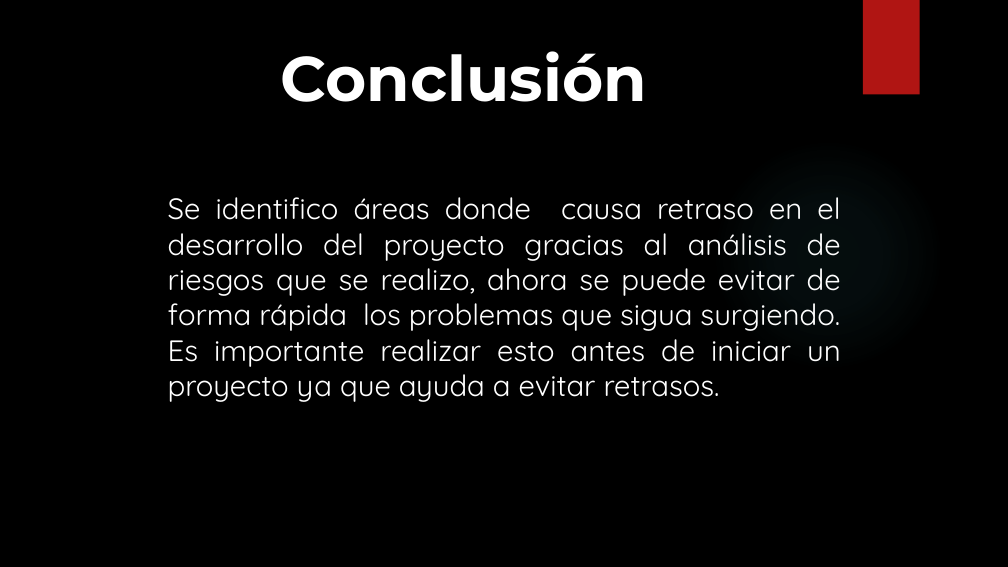
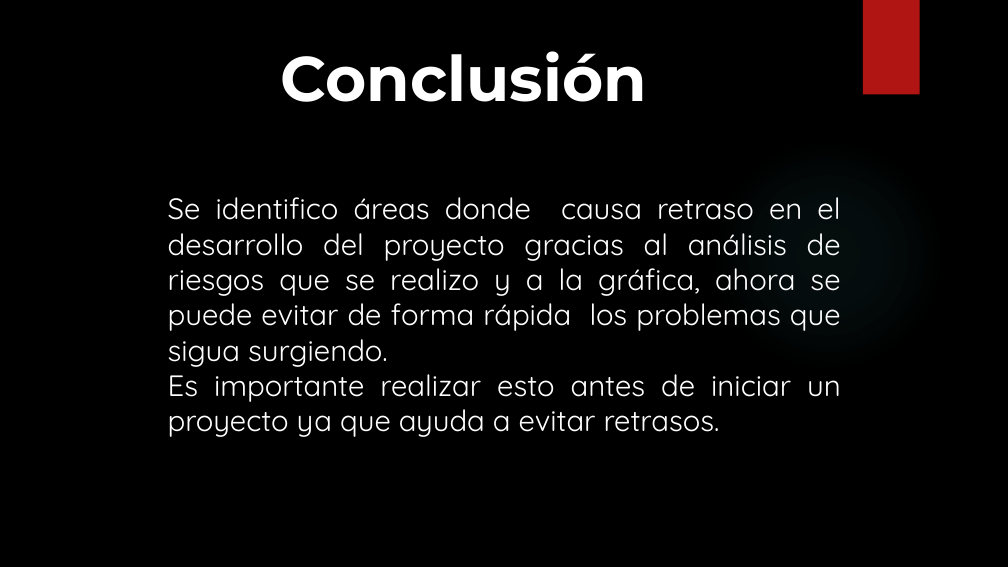
Before and after one commit to SM-ROOT/SM-ROOT, a slide deck: slide 13 of 9°A/administracion_proyectos/Factores de Riesgo.pptx (slide 9 before the commit). Drawn at 1008x567 pixels with LibreOffice and Linux fonts; fonts in the diff are those of the drawing; background and template pictures are left out. Boxes give left, top, right and bottom in pixels: in the first picture for what was removed or moved away, otherwise in the second. Text is boxed around its words. In the diff, an @@ line names an element or a change of style, - is before the commit and + after.

Commit message:
se agrego descripcion a las deappositivas de gestion de riesgos

```diff
--- a/9°A/administracion_proyectos/Factores de Riesgo.pptx
+++ b/9°A/administracion_proyectos/Factores de Riesgo.pptx
@@ text at [168,197,841,367]: text changed @@
-Se identifico áreas donde causa retraso en el desarrollo del proyecto gracias al análisis de riesgos que se realizo, ahora se puede evitar de forma rápida los problemas que sigua surgiendo.
+Se identifico áreas donde causa retraso en el desarrollo del proyecto gracias al análisis de riesgos que se realizo y a la gráfica, ahora se puede evitar de forma rápida los problemas que sigua surgiendo.
```
Also in this commit, not shown: 6 other slides changed, 5 slides added, 1 slide removed.
